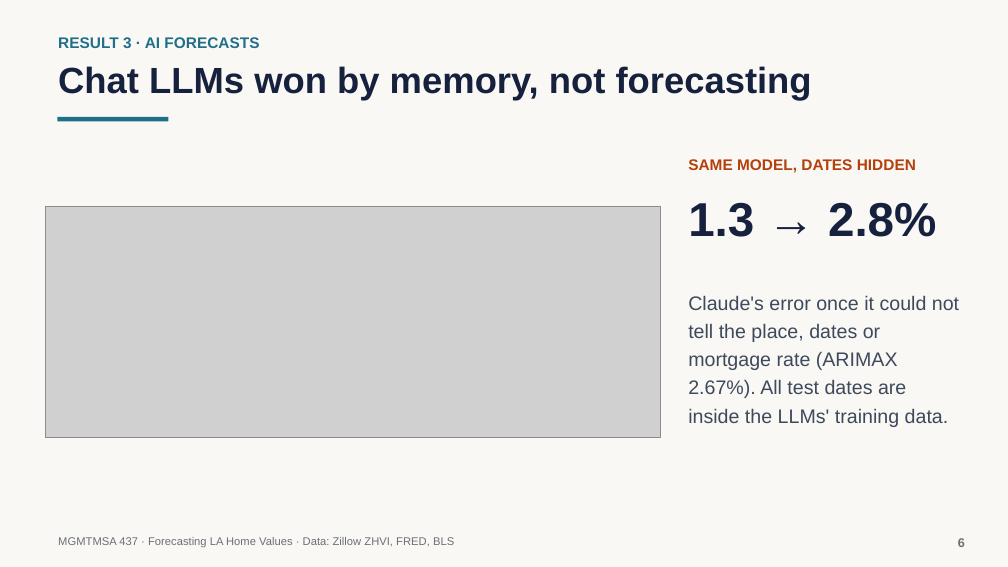
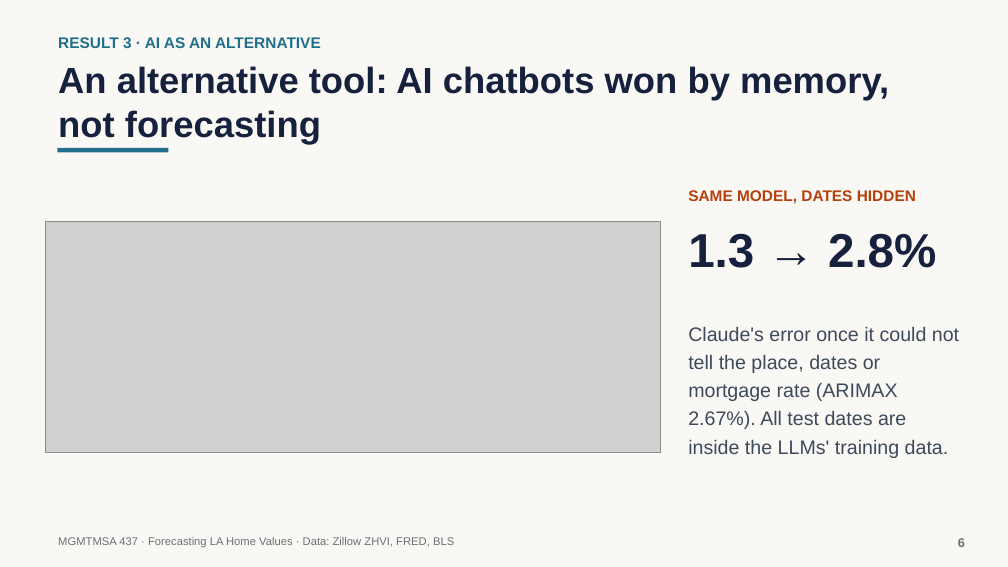
Before and after one commit to neiltd/la-housing-forecast, a slide deck: slide 6 of slides/LA_home_values_slides.pptx. Drawn at 1008x567 pixels with LibreOffice and Linux fonts; fonts in the diff are those of the drawing; grey boxes stand for pictures. Boxes give left, top, right and bottom in pixels: in the first picture for what was removed or moved away, otherwise in the second. Text is boxed around its words. In the diff, an @@ line names an element or a change of style, - is before the commit and + after.

```diff
--- a/slides/LA_home_values_slides.pptx
+++ b/slides/LA_home_values_slides.pptx
@@ text at [58, 37, 321, 48]: text changed @@
-RESULT 3 · AI FORECASTS
+RESULT 3 · AI AS AN ALTERNATIVE
@@ text at [58, 66, 889, 144]: text changed @@
-Chat LLMs won by memory, not forecasting
+An alternative tool: AI chatbots won by memory, not forecasting
@@ 3 texts, 1 rectangle: place and size @@
-3 texts, 1 rectangle at [57, 117, 959, 427]
+3 texts, 1 rectangle at [57, 148, 959, 458]
@@ picture: place and size @@
-picture at [45, 207, 660, 437]
+picture at [45, 222, 660, 453]
```
Also in this commit, not shown: 3 other slides changed, 6 other files.
